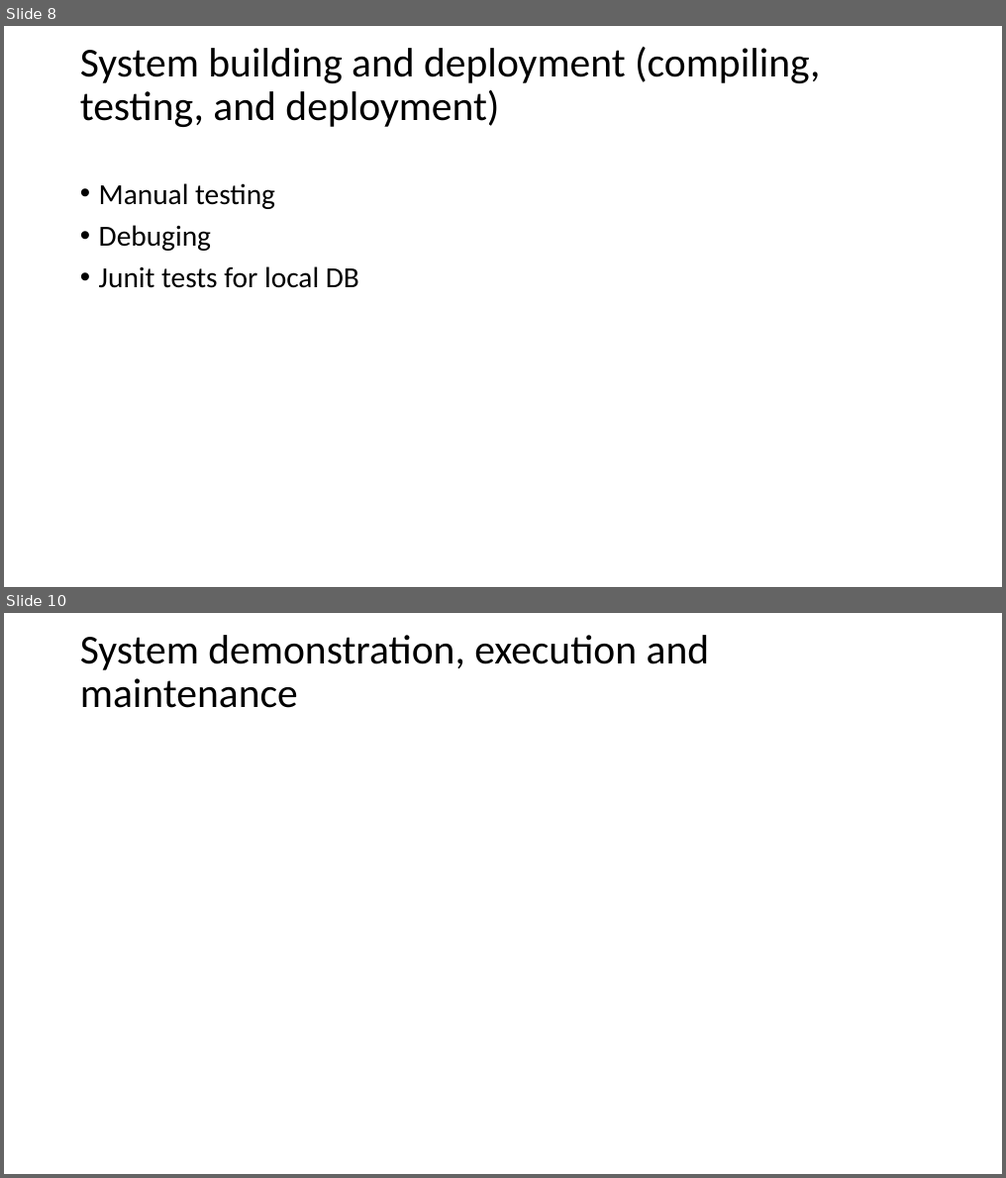
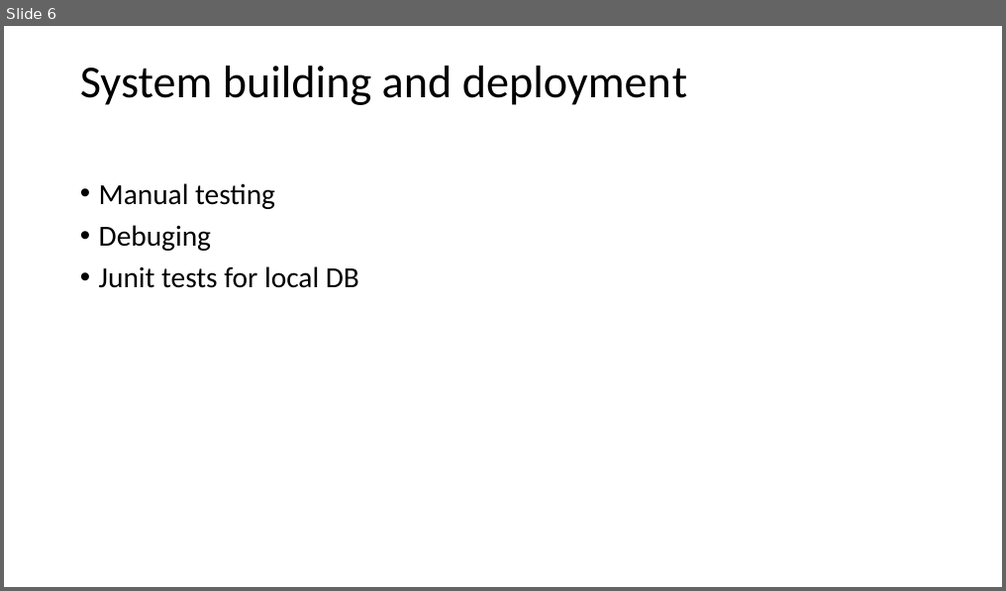
Before and after one commit to bricht/piens-un-maize, a slide deck: presentation/MilknBread.pptx. Shown one above the other, each under a label of ours: slides 8 and 10 before the commit, slide 6 after it; the slides between them are not shown. The pictures are 1006x1178 and 1006x591 pixels, drawn with LibreOffice and Linux fonts; fonts in the diff are those of the drawing. Boxes give left, top, right and bottom in pixels: in the first picture for what was removed or moved away, otherwise in the second. Text is boxed around its words. In the diff, an @@ line names an element or a change of style, - is before the commit and + after.

```diff
--- a/presentation/MilknBread.pptx
+++ b/presentation/MilknBread.pptx
@@ slide 10 removed at (x1=4, y1=613, x2=1002, y2=1174), background #FFFFFF @@
@@ title removed at (x1=80, y1=635, x2=710, y2=708) @@
-System demonstration, execution and maintenance
@@ what was slide 8 is now slide 6 @@
@@ slide 6 changed as well @@
@@ title at (x1=80, y1=66, x2=688, y2=105): text changed; size 39.6 to 44 pt @@
-System building and deployment (compiling, testing, and deployment)
+System building and deployment
```
Also in this commit, not shown: 7 other slides changed, 2 slides added, 3 other slides removed.
